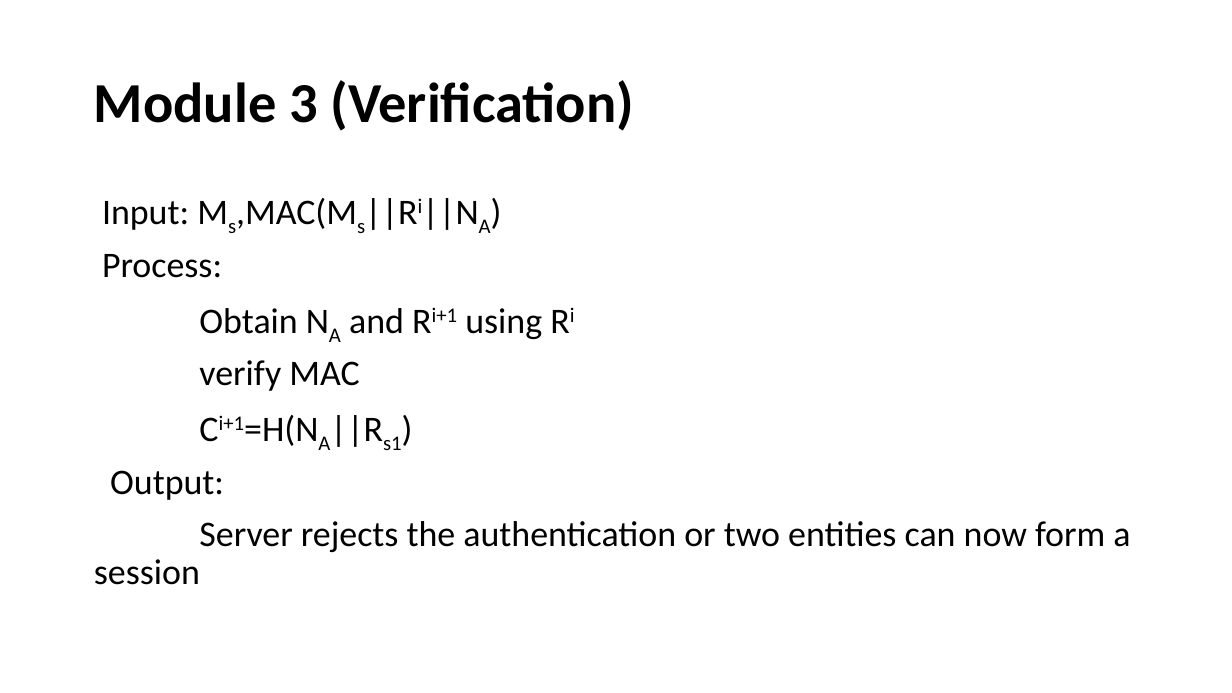
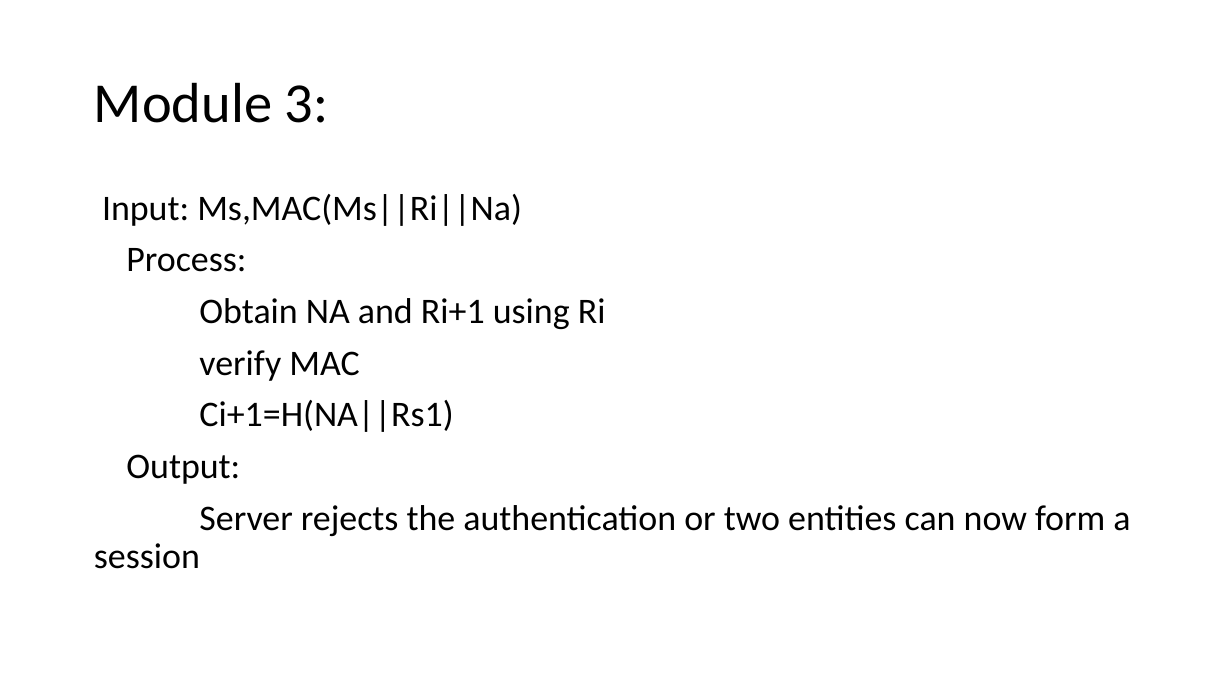
Before and after one commit to vinotha8888/authentication, a slide deck: slide 8 of review1.pptx. Drawn at 1232x693 pixels with LibreOffice and Linux fonts; fonts in the diff are those of the drawing. Boxes give left, top, right and bottom in pixels: in the first picture for what was removed or moved away, otherwise in the second. Text is boxed around its words. In the diff, an @@ line names an element or a change of style, - is before the commit and + after.

```diff
--- a/review1.pptx
+++ b/review1.pptx
@@ title at (94, 82, 329, 123): text changed; bold off @@
-Module 3 (Verification)
+Module 3:
@@ text at (102, 194, 522, 226): text changed @@
-Input: Ms,MAC(Ms||Ri||NA)
+Input: Ms,MAC(Ms||Ri||Na)
@@ text at (199, 298, 606, 432): now on the baseline in "NA Ri+1 Ri", "Ci+1=H(NA||Rs1)" @@
```
Also in this commit, not shown: 11 other slides changed, 3 slides added, 6 slides removed.
